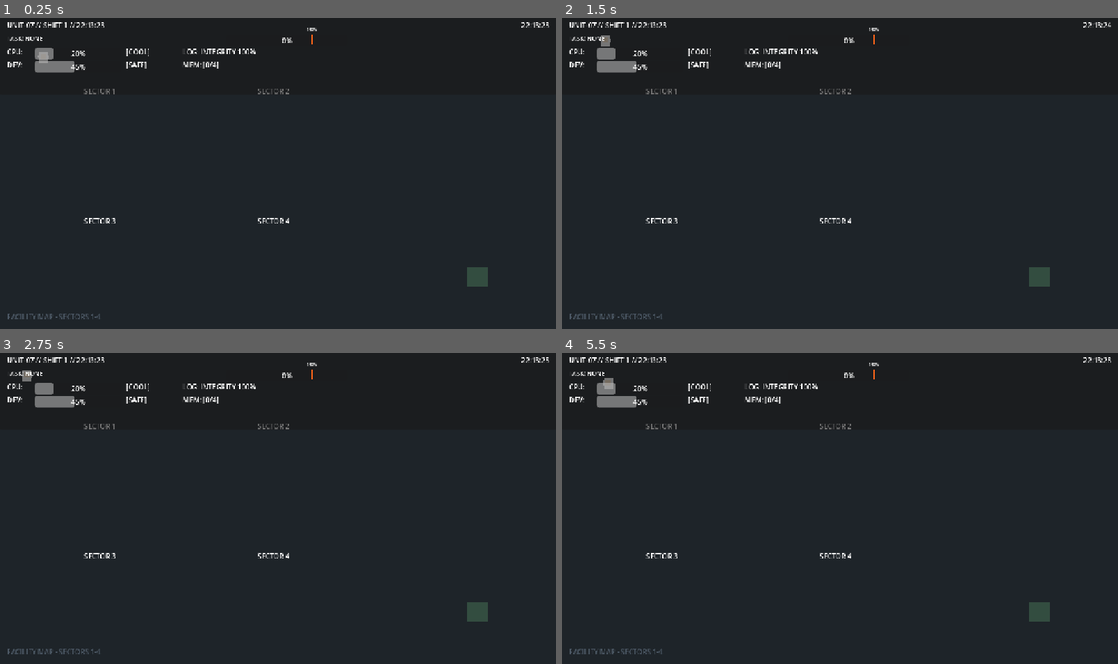
Above: before the commit, frames 1-4 (two rows, left to right).
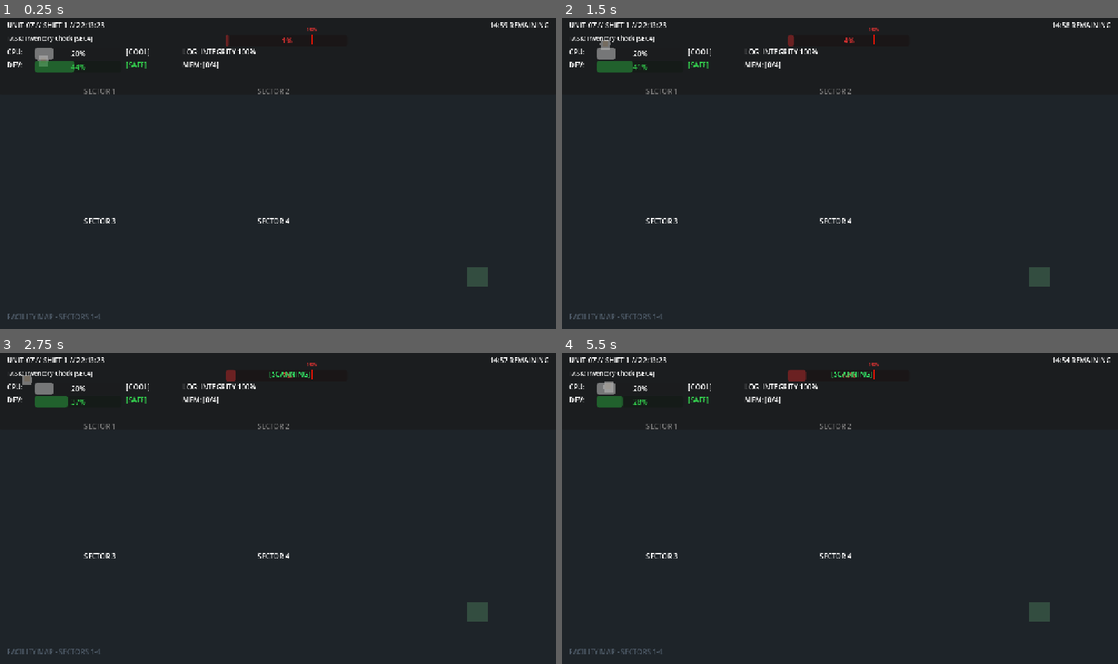
Above: after the commit, the same moments.

Repository: xuehaowen/Awakening
Game: Godot game, scene res://scenes/world/Facility.tscn
Two runs of this game, one before a commit and one after it. Both use one fixed random seed, a clock stepped at 60 frames per second and the inputs below.
Inputs:
- Up to frame 1 (0.25 s): no input
- Up to frame 2 (1.5 s): tap Enter at 0.5 s; hold W (move_up) from 0.53 s (still down); tap E (interact) at 0.6 s; tap M (open_memory) at 1.35 s
- Up to frame 3 (2.75 s): tap Space at 2 s; release W (move_up) at 2.03 s; hold A (move_left) from 2.03 s (still down); hold Shift (override_decrypt) from 2.03 s (still down)
- Up to frame 4 (5.5 s): tap Enter at 2.75 s; release Shift (override_decrypt) at 2.78 s; tap Ctrl (override_smooth) at 2.85 s; tap Space at 3.5 s; release A (move_left) at 3.53 s; hold S (move_down) 3.53-4.28 s; tap 1 at 3.6 s; hold D (move_right) 4.28-5.03 s; tap E (interact) at 4.35 s; hold W (move_up) from 5.03 s (still down); tap M (open_memory) at 5.1 s

The runs differ from the first frame. In frame 1, 0.7% of the frame differs, in the area x 4-99%, y 1-18%; in frame 2, 0.7%; in frame 3, 0.8%; in frame 4, 0.9%.
Error before the commit: Trying to assign value of type 'Polygon2D' to a variable of type 'Sprite2D'. (res://scripts/player/PlayerController.gd:6)

Commit message:
Fix PlayerController type hint and Facility phase_changed signal connection

Diff:
--- a/scripts/player/PlayerController.gd
+++ b/scripts/player/PlayerController.gd
@@ -3,7 +3,7 @@
 @onready var cpu_manager: Node = $CPUManager
 @onready var deviation_tracker: Node = $DeviationTracker
 @onready var nav_agent: NavigationAgent2D = $NavigationAgent2D
-@onready var sprite: Sprite2D = $Sprite2D
+@onready var sprite: Polygon2D = $Sprite2D
 @onready var jitter_shader: ShaderMaterial = $Sprite2D.material
 @onready var interaction_area: Area2D = $InteractionArea
 @onready var scan_area: Area2D = $ScanArea
--- a/scripts/world/Facility.gd
+++ b/scripts/world/Facility.gd
@@ -38,7 +38,7 @@
 	Blackboard.day_started.connect(_on_day_started)
 	Blackboard.game_over.connect(_on_game_over)
 	Blackboard.escape_triggered.connect(_on_escape_triggered)
-	DayManager.phase_changed.connect(_on_phase_changed)
+	Blackboard.phase_changed.connect(_on_phase_changed)
 
 	# Start Day 1
 	DayManager.advance_phase()
